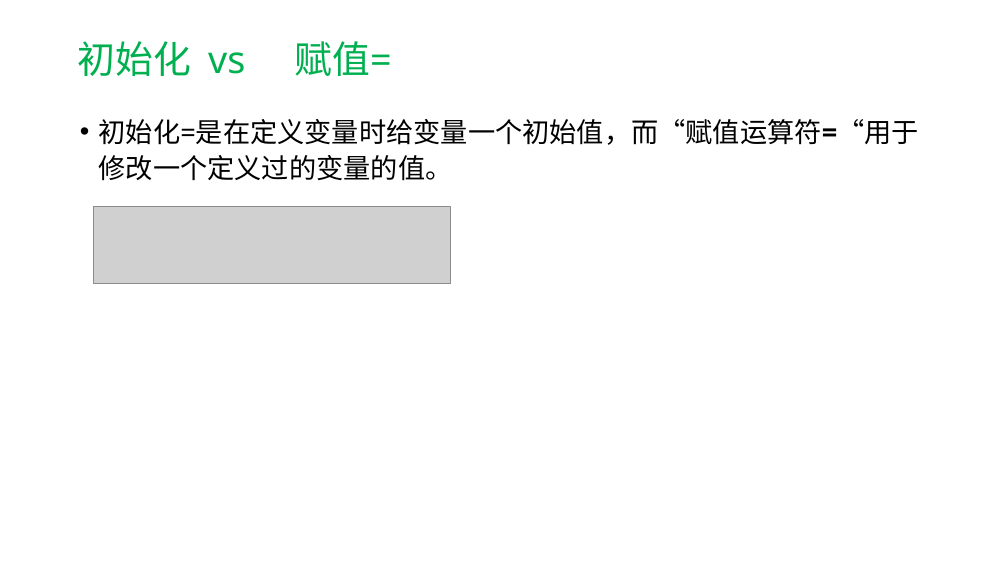
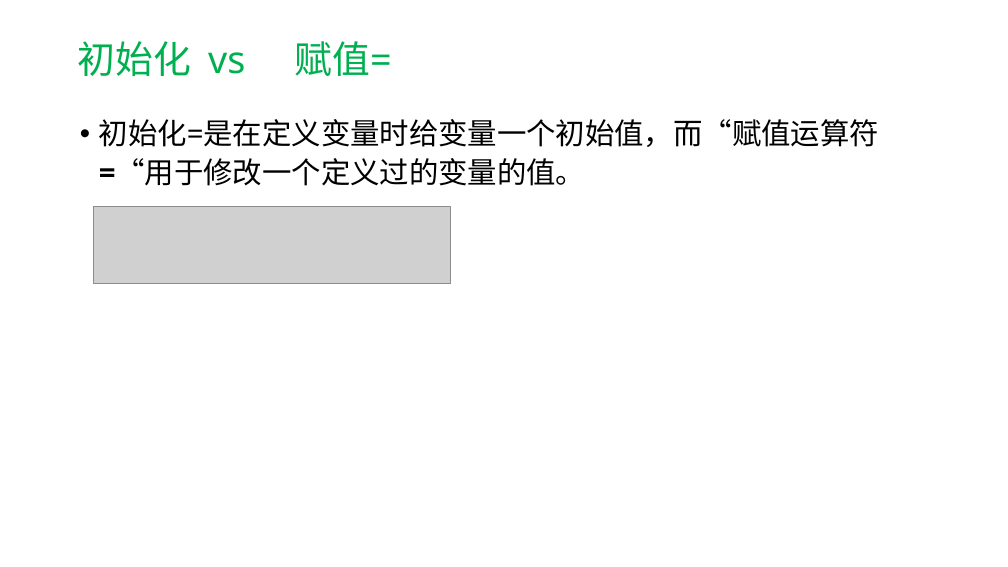
Before and after one commit to hwdong-net/cplusplus17, a slide deck: slide 16 of ppt/2 变量和类型.pptx. Drawn at 1008x567 pixels with LibreOffice and Linux fonts; fonts in the diff are those of the drawing; grey boxes stand for pictures. Boxes give left, top, right and bottom in pixels: in the first picture for what was removed or moved away, otherwise in the second. Text is boxed around its words. In the diff, an @@ line names an element or a change of style, - is before the commit and + after.

```diff
--- a/ppt/2 变量和类型.pptx
+++ b/ppt/2 变量和类型.pptx
@@ text "初始化=是在定义变量时给变量一个初始值，而“赋值运算符=“用于修改一个定义过的变量的值。" at (99, 119, 879, 186): size 25.9 to 28 pt @@
```
Also in this commit, not shown: 10 other slides changed, 1 slide added.
